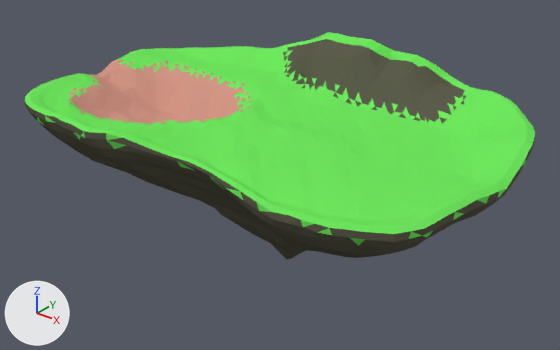
A saved change to the Blender file PressureEngineViewer/Res/Island.blend.
Before and after are seen from a 50 mm camera at (10.24, -12.42, 6.36) aimed at (0.07, 0.31, -1.52). Lighting does not change. The marker at lower left points along +X, +Y and +Z.
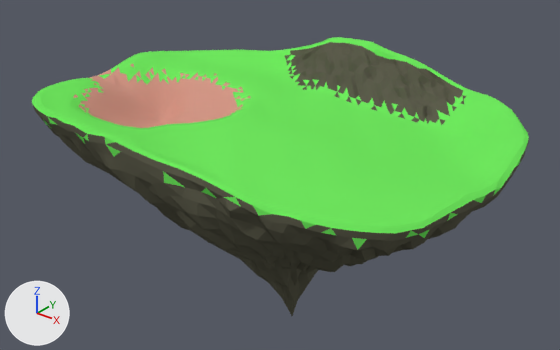
Boxes (x1, y1, x2, y2) around the edits, measured in the pictures (560 x 350 px):
'Plane', reshaped (23% taller): before (25, 32, 535, 259); after (32, 37, 529, 316)

The change in detail:
me_plane is used by ob_plane; location (0.0, 0.0, 0.0); scale (4.0, 4.0, 4.0).
me_plane had 3873 vertices, 7742 faces and spanned x -1.39..1.4, y -0.83..0.81, z -0.89..0.32.
me_plane now has 3873 vertices, 7742 faces and spans x -1.37..1.37, y -0.81..0.85, z -1.27..0.29.
me_plane part 1: 3003 of 3873 vertices moved; they spanned x -1.39..1.4, y -0.83..0.81, z -0.89..0.32 and now span x -1.37..1.37, y -0.81..0.85, z -1.27..0.29; mean shift (0.0, 0.0, -0.04); largest move (0.11, 0.02, -0.89) -> (0.18, 0.0, -1.27).
